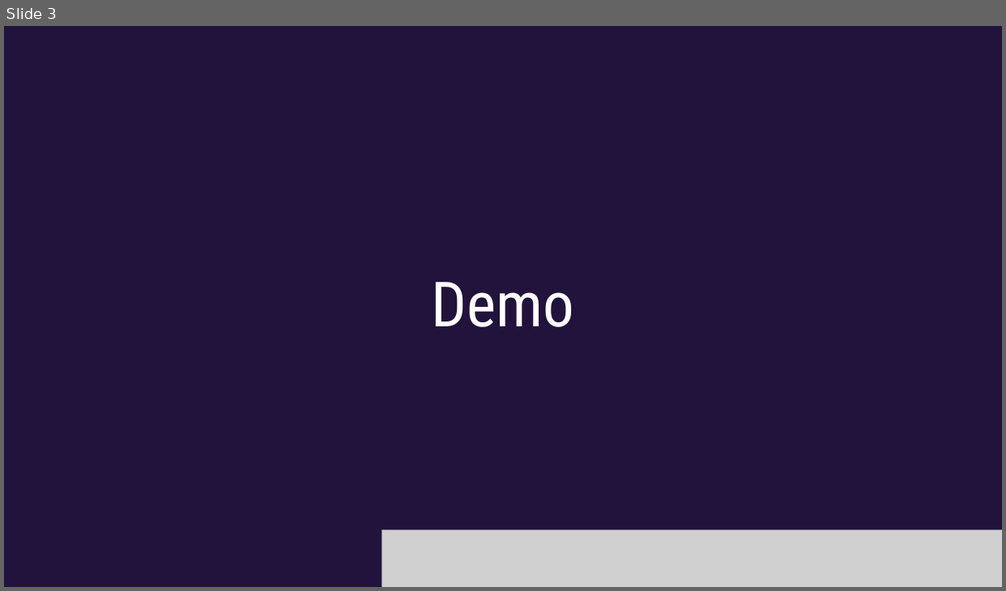
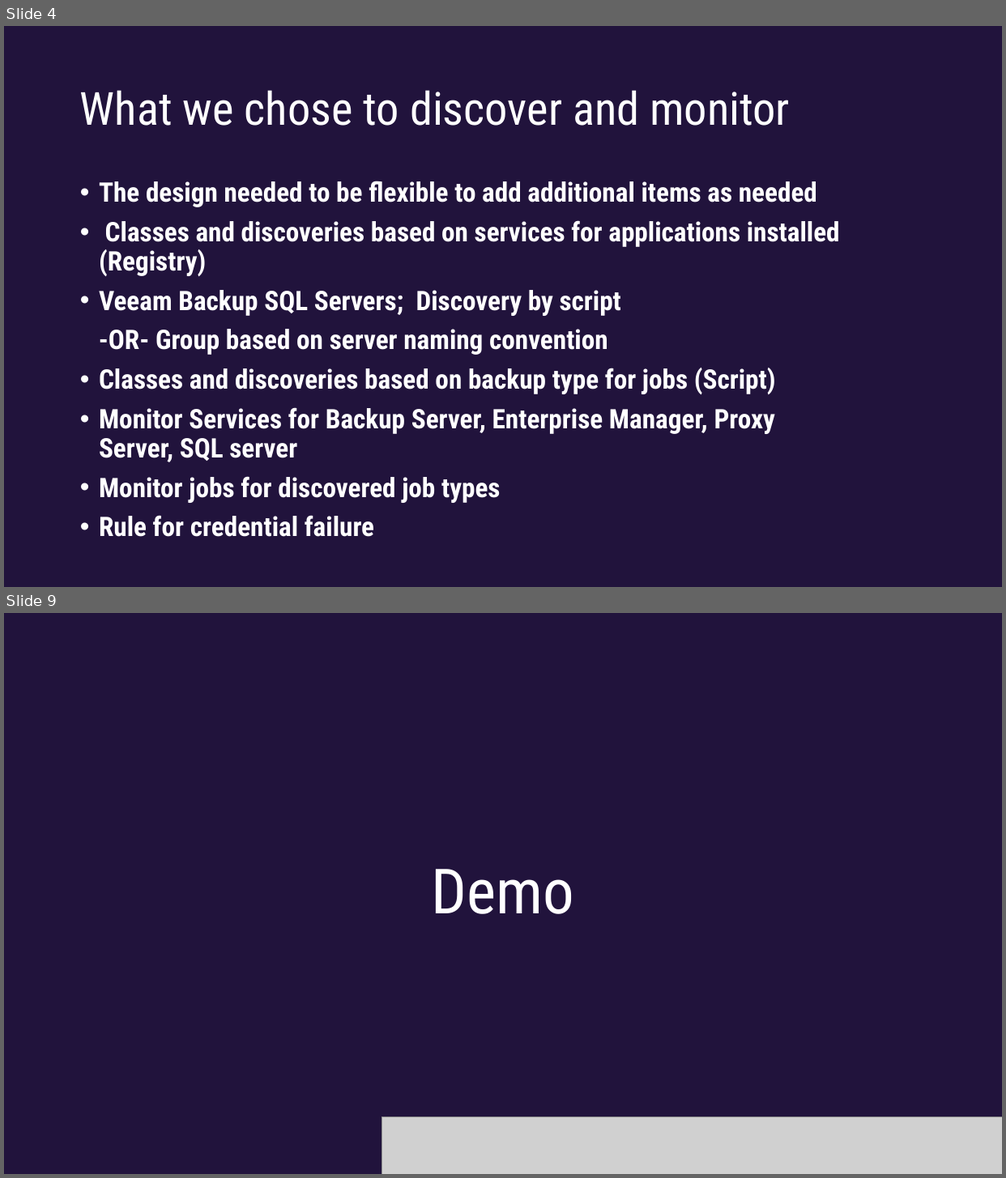
Before and after one commit to dsmith14w/VeeamBackupMP, a slide deck: SCOMathon 2024 PowerPoint Template D Smith Example.pptx. Shown one above the other, each under a label of ours: slide 3 before the commit, slides 4 and 9 after it; the slides between them are not shown. The pictures are 1006x591 and 1006x1178 pixels, drawn with LibreOffice and Linux fonts; fonts in the diff are those of the drawing; grey boxes stand for pictures; background and template pictures are left out. Boxes give left, top, right and bottom in pixels: in the first picture for what was removed or moved away, otherwise in the second. Text is boxed around its words. In the diff, an @@ line names an element or a change of style, - is before the commit and + after.

```diff
--- a/SCOMathon 2024 PowerPoint Template D Smith Example.pptx
+++ b/SCOMathon 2024 PowerPoint Template D Smith Example.pptx
@@ slide 4 added at (4, 26, 1002, 587), background #21133C @@
@@ title added at (80, 90, 790, 126), 44 pt, text #FFFFFF @@
+What we chose to discover and monitor
@@ text added at (99, 181, 840, 537), 25.9 pt, text #FFFFFF, bold @@
+• The design needed to be flexible to add additional items as needed
+• Classes and discoveries based on services for applications installed (Registry)
+• Veeam Backup SQL Servers; Discovery by script
+-OR- Group based on server naming convention
+• Classes and discoveries based on backup type for jobs (Script)
+• Monitor Services for Backup Server, Enterprise Manager, Proxy Server, SQL server
+• Monitor jobs for discovered job types
+• Rule for credential failure
@@ what was slide 3 is now slide 9 @@
```
Also in this commit, not shown: 8 other slides added, 3 slides removed.
